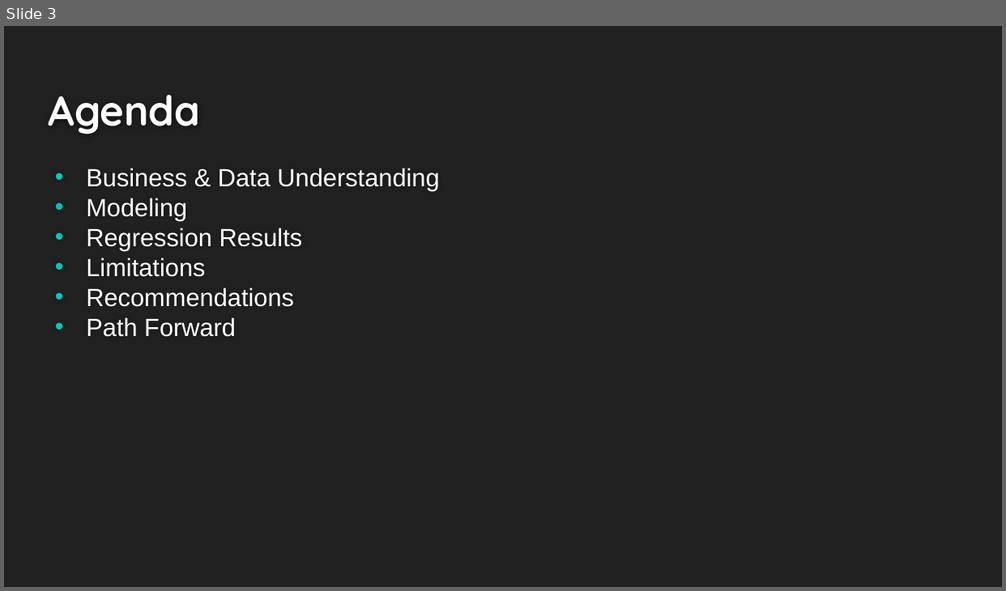
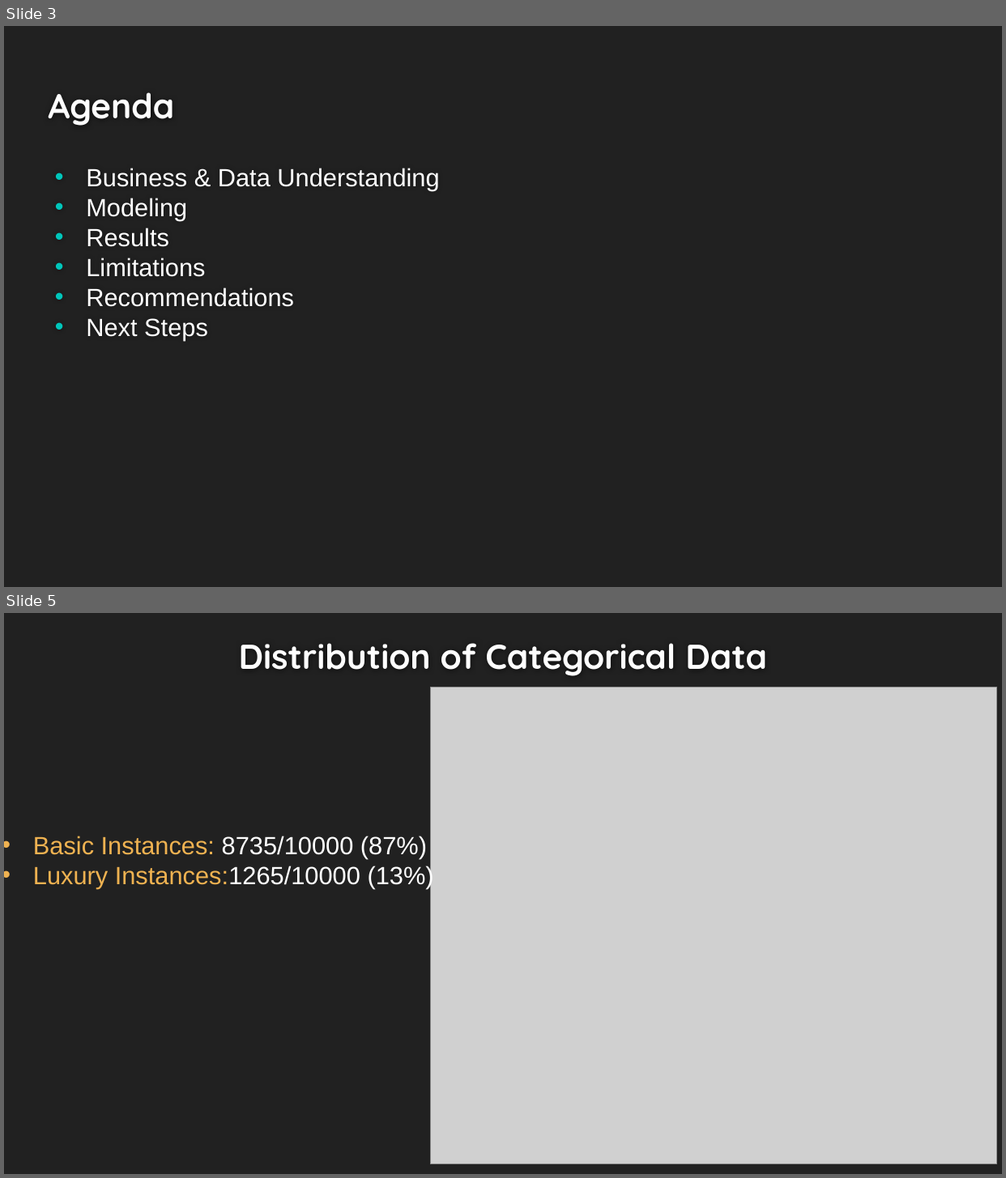
Before and after one commit to Dmvinedata/Paris_Housing_P3, a slide deck: Phase3_Project_Presentation_DJackson.pptx. Shown one above the other, each under a label of ours: slide 3 before the commit, slides 3 and 5 after it; the slides between them are not shown. The pictures are 1006x591 and 1006x1178 pixels, drawn with LibreOffice and Linux fonts; fonts in the diff are those of the drawing; grey boxes stand for pictures. Boxes give left, top, right and bottom in pixels: in the first picture for what was removed or moved away, otherwise in the second. Text is boxed around its words. In the diff, an @@ line names an element or a change of style, - is before the commit and + after.

```diff
--- a/Phase3_Project_Presentation_DJackson.pptx
+++ b/Phase3_Project_Presentation_DJackson.pptx
@@ slide 5 added at [4,613,1002,1174], background #212121 @@
@@ title added at [239,643,767,676], 24.9 pt, text #FEFEFE, bold @@
+Distribution of Categorical Data
@@ picture added at [430,687,997,1165] @@
@@ text added at [33,836,434,889], 18 pt, text #EFB251 @@
+• Basic Instances: 8735/10000 (87%)
+• Luxury Instances:1265/10000 (13%)
@@ slide 3 changed as well @@
@@ title "Agenda" at [48,92,174,126]: size 30 to 24.9 pt @@
@@ text at [86,228,169,247]: text changed @@
-• Regression Results
+• Results
@@ text at [86,318,208,340]: text changed @@
-• Path Forward
+• Next Steps
```
Also in this commit, not shown: 5 other slides changed, 5 other slides added, 6 slides removed, 5 other files.
